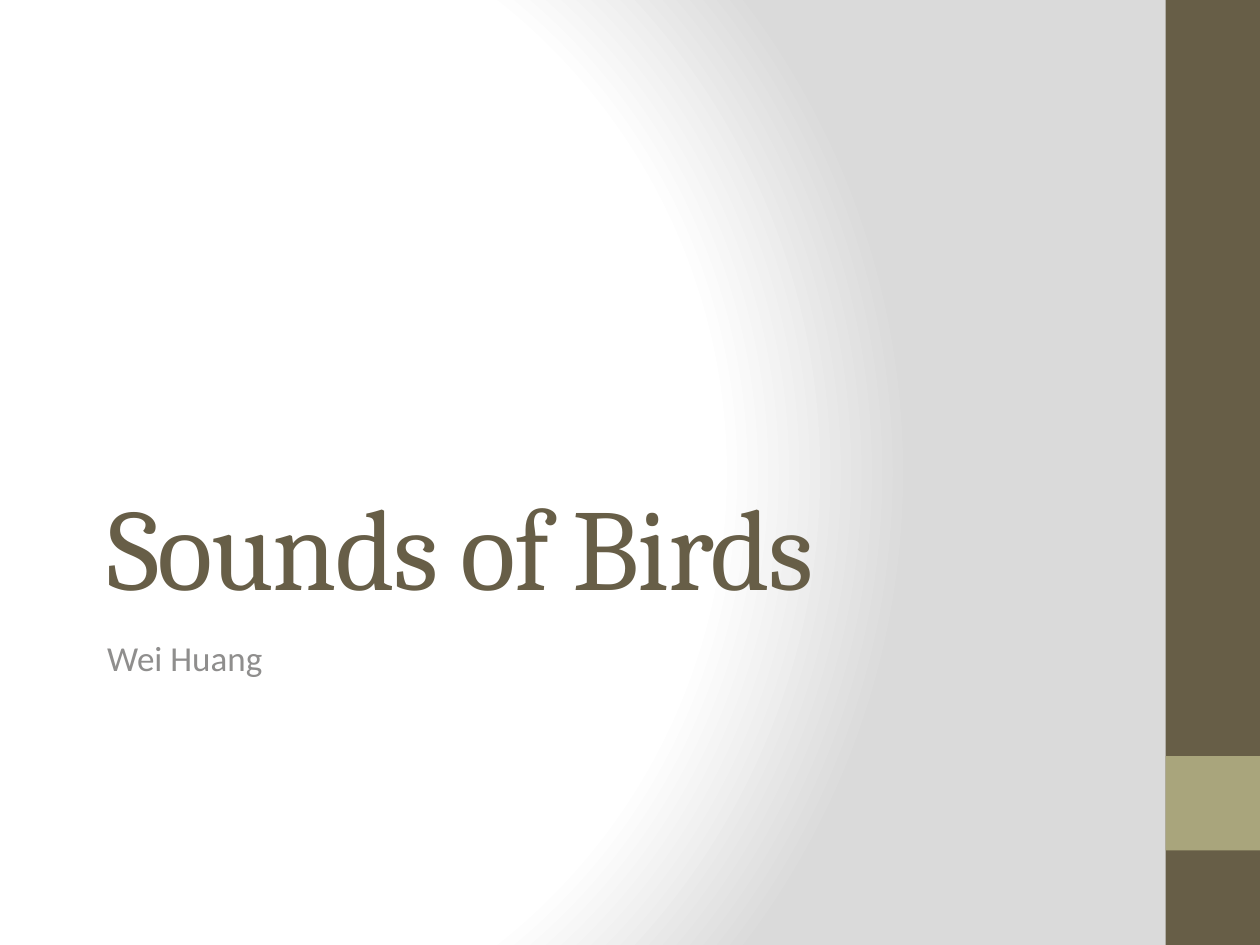
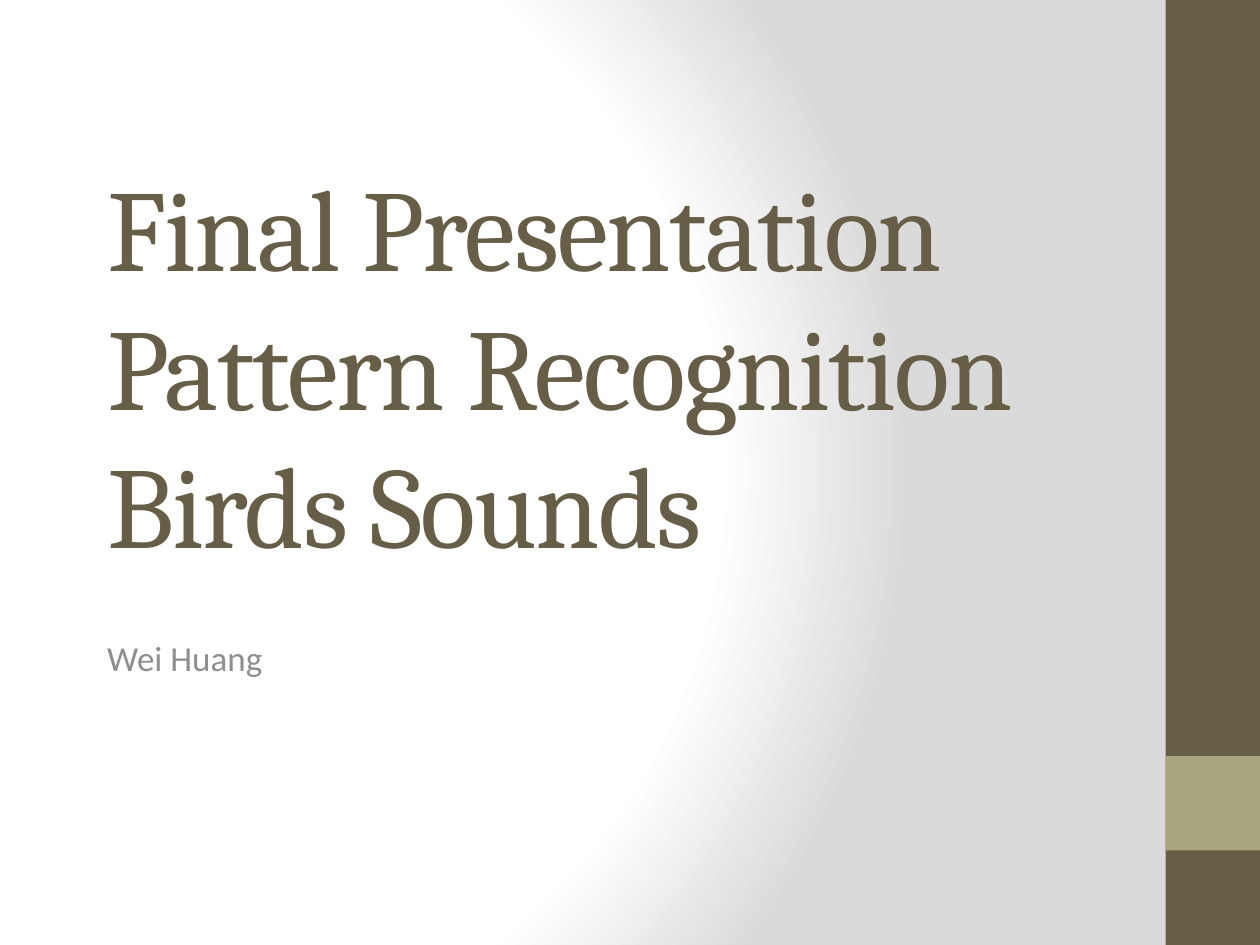
Before and after one commit to weihuang023/PatternRecognitiononSoundofBirds, a slide deck: slide 1 of PowerPoints/SoundofBirds1stPresentation.pptx. Drawn at 1260x945 pixels with LibreOffice and Linux fonts; fonts in the diff are those of the drawing. Boxes give left, top, right and bottom in pixels: in the first picture for what was removed or moved away, otherwise in the second. Text is boxed around its words. In the diff, an @@ line names an element or a change of style, - is before the commit and + after.

```diff
--- a/PowerPoints/SoundofBirds1stPresentation.pptx
+++ b/PowerPoints/SoundofBirds1stPresentation.pptx
@@ title at (x1=107, y1=190, x2=1012, y2=549): text changed @@
-Sounds of Birds
+Final Presentation
+Pattern Recognition Birds Sounds
```
Also in this commit, not shown: 2 other slides changed, 5 slides added, 1 slide removed, 35 other files.
